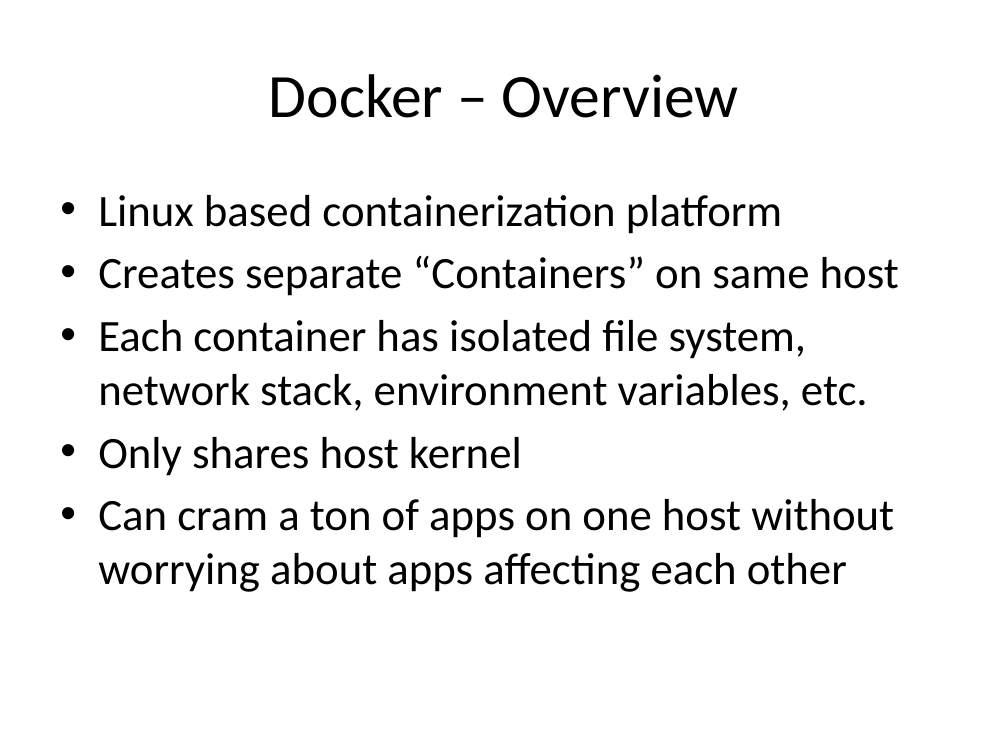
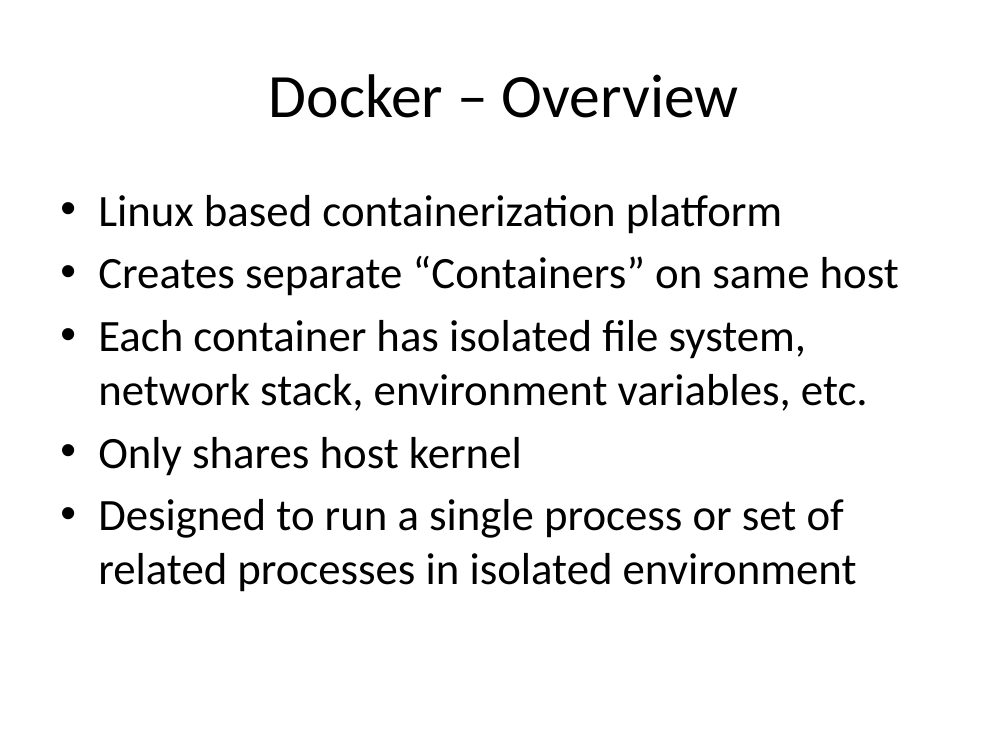
Before and after one commit to AndrewSwerlick/docker-talk, a slide deck: slide 8 of slides.pptx (slide 7 before the commit). Drawn at 1008x756 pixels with LibreOffice and Linux fonts; fonts in the diff are those of the drawing. Boxes give left, top, right and bottom in pixels: in the first picture for what was removed or moved away, otherwise in the second. Text is boxed around its words. In the diff, an @@ line names an element or a change of style, - is before the commit and + after.

Commit message:
adding better conclusion and better explanation of docker networking during the overview

```diff
--- a/slides.pptx
+++ b/slides.pptx
@@ text at [98, 499, 857, 592]: text changed @@
-• Can cram a ton of apps on one host without worrying about apps affecting each other
+• Designed to run a single process or set of related processes in isolated environment
```
Also in this commit, not shown: 7 other slides changed, 4 slides added, 1 slide removed.
